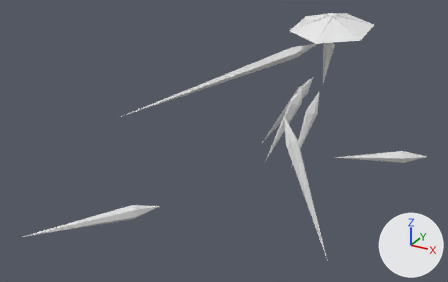
A saved change to the Blender file Enemies/ClarityDressShards.blend.
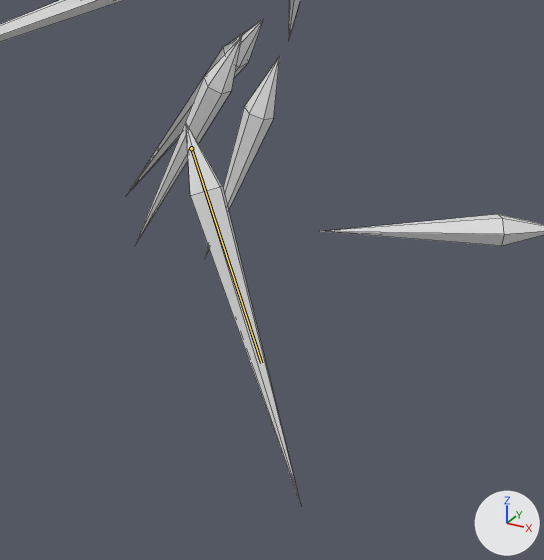
Each version is shown whole from a 50 mm lens placed at (33.5, -95.7, 36.6), pointed at (-8.2, -19.9, -1.2), then close up on the part from 48% to 94% of the width and 25% to 100% of the height. Lighting does not change. The marker at lower right points along +X, +Y and +Z. The last two pictures show the newer version. Both versions are drawn at frame 248 of the action 'SingleShardSequence1'; the numbers are the values there. The bones that change are drawn over the model as lines in the close-ups. The close-ups show mesh edges as thin lines.

Names of what the first close-up shows: 'Arm', 'BackLeft', 'BackRight', 'FrontLeft', 'FrontRight', 'MiddleRight' and 1 more.
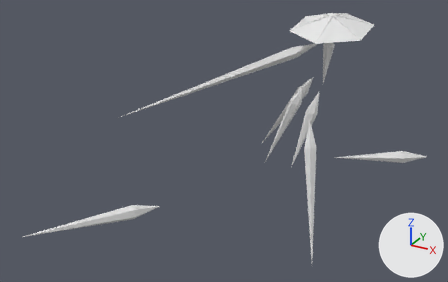
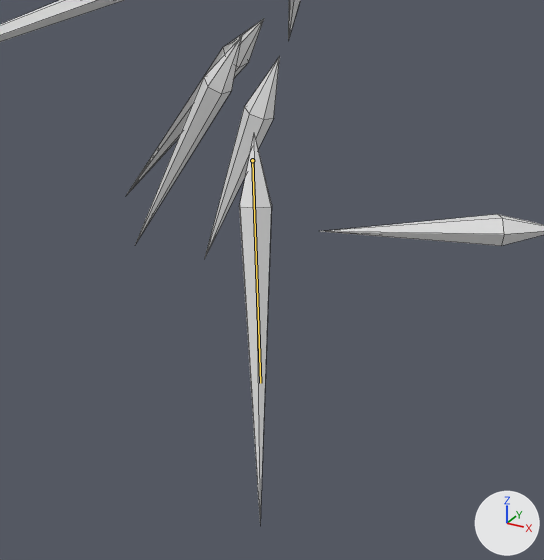
Where the change shows, as pixel boxes [x1, y1, x2, y2] in the close-ups (544 x 560 px):
'BackLeft', posed (71% narrower): before [186, 123, 301, 505]; after [239, 133, 272, 517]
bone 'Back.L', root to tip: before (191, 148) to (261, 363); after (252, 160) to (260, 383)

What the commit changed:
Bone 'Back.L' (bone_back_l) moves from (0.51, -5.79, 19.11) to (-2.97, -4.92, 19.4).
Bone 'Back.L' (bone_back_l) turns from (32, 27, 31) to (34, 31, 14) degrees about its own x, y and z.
